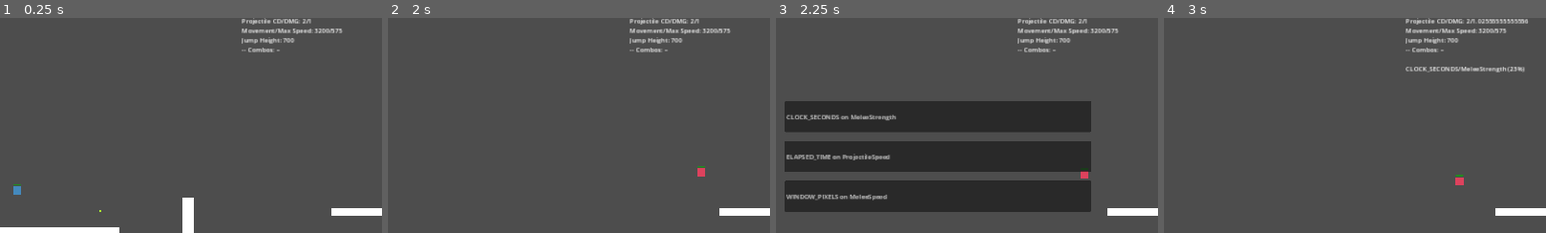
Above: before the commit, frames 1-4 (left to right).
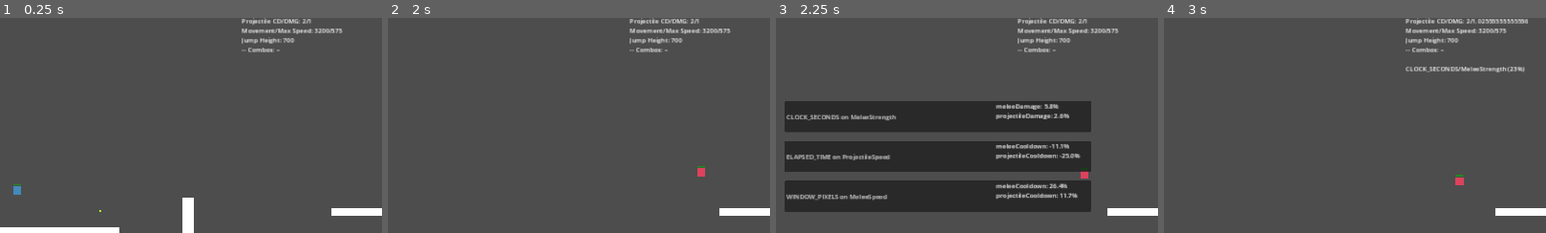
Above: after the commit, the same moments.

Repository: francoislg/broken-roguelike
Game: Godot game, scene res://Scene.tscn
Two runs of this game, one before a commit and one after it. Both use one fixed random seed, a clock stepped at 60 frames per second and the inputs below.
Inputs:
- Up to frame 1 (0.25 s): no input
- Up to frame 2 (2 s): click "New Stage" at 0.5 s; click "New Stage" at 1.25 s
- Up to frame 3 (2.25 s): click "+ Combo" at 2 s
- Up to frame 4 (3 s): click "CLOCK_SECONDS on MeleeStrength" at 2.75 s
The pictures show only the part of the screen within x 30-80%, y 5-55%; the shares and areas given below are measured in that part.

Frames 1-2 are identical in both runs. In frame 3, 2.0% of the frame differs, in the area x 57-80%, y 40-85%; in frame 4, nothing differs.
Error before the commit: Trying to assign an array of type "Array" to a variable of type "Array[Combo]". (res://Combos/ComboMenu.tscn::GDScript_20hiy:33)
Error after the commit: Invalid access of index '2' on a base object of type: 'PackedStringArray'. (res://GlobalState.gd:147)

Commit message:
Make project open on Godot 4.0.2

Diff:
--- a/Combos/ComboMenu.tscn
+++ b/Combos/ComboMenu.tscn
@@ -35,7 +35,7 @@
 		previousVariables.updateFromStats(previousStats)
 
 		var newStats = CharacterStats.PlayerStats.new()
-		var combosCopy: Array[Combos.Combo] = [] + CharacterStats.combos
+		var combosCopy: Array[Combos.Combo] = CharacterStats.combos.duplicate()
 		combosCopy.push_front(combos[i])
 		newStats.updateFromCombos(combosCopy)
 		var newVariables = CharacterStats.PlayerVariables.new()
--- a/Enemies/BasicDashingEnemy.tscn
+++ b/Enemies/BasicDashingEnemy.tscn
@@ -2,7 +2,7 @@
 
 [ext_resource type="Script" path="res://Enemies/DashingEnemy.gd" id="1_m3421"]
 [ext_resource type="Script" path="res://DrawSolidCollision.gd" id="2_wpgwr"]
-[ext_resource type="Script" path="res://Enemies/Debug/DrawLineToRespawn.gd" id="3_63ic3"]
+[ext_resource type="PackedScene" uid="uid://be7ooiqeib5wb" path="res://Enemies/Debug/RespawnLine.tscn" id="3_mthfv"]
 
 [sub_resource type="RectangleShape2D" id="RectangleShape2D_qays3"]
 
@@ -25,5 +25,4 @@
 value = 100.0
 show_percentage = false
 
-[node name="RespawnLine" type="Node2D" parent="."]
-script = ExtResource("3_63ic3")
+[node name="RespawnLine" parent="." instance=ExtResource("3_mthfv")]
--- a/Enemies/BasicFollowingEnemy.tscn
+++ b/Enemies/BasicFollowingEnemy.tscn
@@ -2,7 +2,7 @@
 
 [ext_resource type="Script" path="res://Enemies/FollowingEnemy.gd" id="1_vqfp6"]
 [ext_resource type="Script" path="res://DrawSolidCollision.gd" id="2_sqqvf"]
-[ext_resource type="Script" path="res://Enemies/Debug/DrawLineToRespawn.gd" id="3_dk34w"]
+[ext_resource type="PackedScene" uid="uid://be7ooiqeib5wb" path="res://Enemies/Debug/RespawnLine.tscn" id="3_kdmsm"]
 
 [sub_resource type="RectangleShape2D" id="RectangleShape2D_qays3"]
 
@@ -10,7 +10,6 @@
 collision_layer = 4
 collision_mask = 2
 script = ExtResource("1_vqfp6")
-timeToRespawnInSec = 0.0
 
 [node name="CollisionShape2D" type="CollisionShape2D" parent="."]
 shape = SubResource("RectangleShape2D_qays3")
@@ -26,5 +25,4 @@
 value = 100.0
 show_percentage = false
 
-[node name="RespawnLine" type="Node2D" parent="."]
-script = ExtResource("3_dk34w")
+[node name="RespawnLine" parent="." instance=ExtResource("3_kdmsm")]
--- a/Enemies/BasicLeapingEnemy.tscn
+++ b/Enemies/BasicLeapingEnemy.tscn
@@ -2,7 +2,7 @@
 
 [ext_resource type="Script" path="res://Enemies/LeapingEnemy.gd" id="1_sci0c"]
 [ext_resource type="Script" path="res://DrawSolidCollision.gd" id="2_5jt4m"]
-[ext_resource type="Script" path="res://Enemies/Debug/DrawLineToRespawn.gd" id="3_3lgwi"]
+[ext_resource type="PackedScene" uid="uid://be7ooiqeib5wb" path="res://Enemies/Debug/RespawnLine.tscn" id="3_gx3eu"]
 
 [sub_resource type="RectangleShape2D" id="RectangleShape2D_qays3"]
 
@@ -24,5 +24,4 @@
 value = 100.0
 show_percentage = false
 
-[node name="RespawnLine" type="Node2D" parent="."]
-script = ExtResource("3_3lgwi")
+[node name="RespawnLine" parent="." instance=ExtResource("3_gx3eu")]
--- a/Enemies/Debug/DrawLineToRespawn.gd
+++ b/Enemies/Debug/DrawLineToRespawn.gd
@@ -10,15 +10,16 @@
 	if Engine.is_editor_hint():
 		parent = get_owner()
 
-		var selection = EditorPlugin.new().get_editor_interface().get_selection()
-		selection.connect("selection_changed", func():
-			isParentSelected = parent.get_instance_id() in selection.get_selected_nodes().map(func(node): return node.get_instance_id())
-
-			if isParentSelected:
-				check_respawner_prop()
-
-			queue_redraw()
-		)
+# Doesn't work for now, wait until EditorInterface is a proper singleton
+#		var selection = EditorPlugin.new().get_editor_interface().get_selection()
+#		selection.connect("selection_changed", func():
+#			isParentSelected = parent.get_instance_id() in selection.get_selected_nodes().map(func(node): return node.get_instance_id())
+#
+#			if isParentSelected:
+#				check_respawner_prop()
+#
+#			queue_redraw()
+#		)
 
 
 func check_respawner_prop():
--- /dev/null
+++ b/Enemies/Debug/RespawnLine.tscn
@@ -0,0 +1,6 @@
+[gd_scene load_steps=2 format=3 uid="uid://be7ooiqeib5wb"]
+
+[ext_resource type="Script" path="res://Enemies/Debug/DrawLineToRespawn.gd" id="1_5nbuc"]
+
+[node name="RespawnLine" type="Node2D"]
+script = ExtResource("1_5nbuc")
--- a/GlobalState.gd
+++ b/GlobalState.gd
@@ -155,7 +155,7 @@
 	state[States.DOWNLOAD_SIZE] = UnitConverter.convertBytesToGb(totalSize)
 
 func updateSpaceLeft():
-	var spaceLeft = DirAccess.open(OS.get_system_dir(0)).get_space_left()
+	var spaceLeft = DirAccess.open(OS.get_system_dir(OS.SYSTEM_DIR_DESKTOP)).get_space_left()
 	state[States.SPACE_LEFT] = UnitConverter.convertBytesToGb(spaceLeft)
 
 func _input(event):
--- a/Player.tscn
+++ b/Player.tscn
@@ -30,7 +30,31 @@
 
 [sub_resource type="SpriteFrames" id="SpriteFrames_3smmn"]
 animations = [{
-"frames": [ExtResource("2_025k3"), ExtResource("3_puvk1"), ExtResource("4_wxkpj"), ExtResource("5_wkj23"), ExtResource("6_66e31"), ExtResource("7_ry1n7"), ExtResource("8_bb7xi"), ExtResource("9_nhfmb")],
+"frames": [{
+"duration": 1.0,
+"texture": ExtResource("2_025k3")
+}, {
+"duration": 1.0,
+"texture": ExtResource("3_puvk1")
+}, {
+"duration": 1.0,
+"texture": ExtResource("4_wxkpj")
+}, {
+"duration": 1.0,
+"texture": ExtResource("5_wkj23")
+}, {
+"duration": 1.0,
+"texture": ExtResource("6_66e31")
+}, {
+"duration": 1.0,
+"texture": ExtResource("7_ry1n7")
+}, {
+"duration": 1.0,
+"texture": ExtResource("8_bb7xi")
+}, {
+"duration": 1.0,
+"texture": ExtResource("9_nhfmb")
+}],
 "loop": true,
 "name": &"default",
 "speed": 5.0
@@ -44,7 +68,37 @@
 
 [sub_resource type="SpriteFrames" id="SpriteFrames_prma6"]
 animations = [{
-"frames": [ExtResource("14_eht8k"), ExtResource("15_mdubf"), ExtResource("16_uocb0"), ExtResource("17_8ts00"), ExtResource("18_1dh7q"), ExtResource("19_7q8js"), ExtResource("20_wvjbc"), ExtResource("21_4wcgk"), ExtResource("22_e5ux5"), ExtResource("23_lvkd8")],
+"frames": [{
+"duration": 1.0,
+"texture": ExtResource("14_eht8k")
+}, {
+"duration": 1.0,
+"texture": ExtResource("15_mdubf")
+}, {
+"duration": 1.0,
+"texture": ExtResource("16_uocb0")
+}, {
+"duration": 1.0,
+"texture": ExtResource("17_8ts00")
+}, {
+"duration": 1.0,
+"texture": ExtResource("18_1dh7q")
+}, {
+"duration": 1.0,
+"texture": ExtResource("19_7q8js")
+}, {
+"duration": 1.0,
+"texture": ExtResource("20_wvjbc")
+}, {
+"duration": 1.0,
+"texture": ExtResource("21_4wcgk")
+}, {
+"duration": 1.0,
+"texture": ExtResource("22_e5ux5")
+}, {
+"duration": 1.0,
+"texture": ExtResource("23_lvkd8")
+}],
 "loop": false,
 "name": &"default",
 "speed": 45.0
@@ -62,8 +116,7 @@
 [node name="AnimatedSprite2D" type="AnimatedSprite2D" parent="."]
 position = Vector2(-0.0979519, -3.9375)
 scale = Vector2(0.419776, 0.419776)
-frames = SubResource("SpriteFrames_3smmn")
-playing = true
+sprite_frames = SubResource("SpriteFrames_3smmn")
 
 [node name="AttackRangeArea" type="Area2D" parent="."]
 collision_layer = 8
@@ -119,7 +172,7 @@
 
 [node name="Shield" type="AnimatedSprite2D" parent="."]
 visible = false
-frames = SubResource("SpriteFrames_prma6")
+sprite_frames = SubResource("SpriteFrames_prma6")
 script = ExtResource("24_myaqt")
 
 [connection signal="body_entered" from="AttackRangeArea" to="." method="_on_attack_range_area_body_entered"]
--- a/Scene.tscn
+++ b/Scene.tscn
@@ -31,7 +31,6 @@
 position = Vector2(118, 1033)
 
 [node name="MainCamera" type="Camera2D" parent="Character"]
-current = true
 process_callback = 0
 limit_left = 0
 limit_top = 0
--- a/Stages/StageManager.gd
+++ b/Stages/StageManager.gd
@@ -82,7 +82,7 @@
 	if currentType & StageTypes.types.AreaControl == 0:
 		remove_child(Areas)
 
-func set_visibility_for_stage_type(type: StageTypes.types):
+func set_visibility_for_stage_type(type: int):
 	Coins.visible = type & StageTypes.types.Coins != 0
 	Flags.visible = type & StageTypes.types.CaptureTheFlag != 0
 	Areas.visible = type & StageTypes.types.AreaControl != 0
--- a/project.godot
+++ b/project.godot
@@ -7,94 +7,6 @@
 ;   param=value ; assign values to parameters
 
 config_version=5
-
-_global_script_classes=[{
-"base": "Area2D",
-"class": &"Area",
-"language": &"GDScript",
-"path": "res://Stages/Area.gd"
-}, {
-"base": "Node",
-"class": &"AreaControlStage",
-"language": &"GDScript",
-"path": "res://Stages/Behaviors/AreaControlStage.gd"
-}, {
-"base": "CharacterBody2D",
-"class": &"BaseEnemy",
-"language": &"GDScript",
-"path": "res://Enemies/BaseEnemy.gd"
-}, {
-"base": "Node",
-"class": &"CaptureTheFlagStage",
-"language": &"GDScript",
-"path": "res://Stages/Behaviors/CaptureTheFlagStage.gd"
-}, {
-"base": "StaticBody2D",
-"class": &"Coin",
-"language": &"GDScript",
-"path": "res://Stages/Coin.gd"
-}, {
-"base": "Node",
-"class": &"CoinStage",
-"language": &"GDScript",
-"path": "res://Stages/Behaviors/CoinStage.gd"
-}, {
-"base": "Node2D",
-"class": &"Flag",
-"language": &"GDScript",
-"path": "res://Stages/Flag.gd"
-}, {
-"base": "Node",
-"class": &"FlagDestination",
-"language": &"GDScript",
-"path": "res://Stages/FlagDestination.gd"
-}, {
-"base": "Prop",
-"class": &"FloorOrWall",
-"language": &"GDScript",
-"path": "res://Stages/FloorOrWall.gd"
-}, {
-"base": "CharacterBody2D",
-"class": &"Player",
-"language": &"GDScript",
-"path": "res://PlayerMovement.gd"
-}, {
-"base": "Node2D",
-"class": &"Prop",
-"language": &"GDScript",
-"path": "res://Stages/Props/Prop.gd"
-}, {
-"base": "Prop",
-"class": &"Spring",
-"language": &"GDScript",
-"path": "res://Stages/Props/Spring.gd"
-}, {
-"base": "RefCounted",
-"class": &"StageTypes",
-"language": &"GDScript",
-"path": "res://Stages/StageTypes.gd"
-}, {
-"base": "Node",
-"class": &"WavesStage",
-"language": &"GDScript",
-"path": "res://Stages/Behaviors/WavesStage.gd"
-}]
-_global_script_class_icons={
-"Area": "",
-"AreaControlStage": "",
-"BaseEnemy": "",
-"CaptureTheFlagStage": "",
-"Coin": "",
-"CoinStage": "",
-"Flag": "",
-"FlagDestination": "",
-"FloorOrWall": "",
-"Player": "",
-"Prop": "",
-"Spring": "",
-"StageTypes": "",
-"WavesStage": ""
-}
 
 [application]
 
@@ -120,27 +32,27 @@
 
 LEFT={
 "deadzone": 0.5,
-"events": [Object(InputEventKey,"resource_local_to_scene":false,"resource_name":"","device":0,"window_id":0,"alt_pressed":false,"shift_pressed":false,"ctrl_pressed":false,"meta_pressed":false,"pressed":false,"keycode":0,"physical_keycode":65,"unicode":0,"echo":false,"script":null)
-, Object(InputEventKey,"resource_local_to_scene":false,"resource_name":"","device":0,"window_id":0,"alt_pressed":false,"shift_pressed":false,"ctrl_pressed":false,"meta_pressed":false,"pressed":false,"keycode":0,"physical_keycode":4194319,"unicode":0,"echo":false,"script":null)
+"events": [Object(InputEventKey,"resource_local_to_scene":false,"resource_name":"","device":0,"window_id":0,"alt_pressed":false,"shift_pressed":false,"ctrl_pressed":false,"meta_pressed":false,"pressed":false,"keycode":0,"physical_keycode":65,"key_label":0,"unicode":0,"echo":false,"script":null)
+, Object(InputEventKey,"resource_local_to_scene":false,"resource_name":"","device":0,"window_id":0,"alt_pressed":false,"shift_pressed":false,"ctrl_pressed":false,"meta_pressed":false,"pressed":false,"keycode":0,"physical_keycode":4194319,"key_label":0,"unicode":0,"echo":false,"script":null)
 ]
 }
 RIGHT={
 "deadzone": 0.5,
-"events": [Object(InputEventKey,"resource_local_to_scene":false,"resource_name":"","device":0,"window_id":0,"alt_pressed":false,"shift_pressed":false,"ctrl_pressed":false,"meta_pressed":false,"pressed":false,"keycode":0,"physical_keycode":4194321,"unicode":0,"echo":false,"script":null)
-, Object(InputEventKey,"resource_local_to_scene":false,"resource_name":"","device":0,"window_id":0,"alt_pressed":false,"shift_pressed":false,"ctrl_pressed":false,"meta_pressed":false,"pressed":false,"keycode":0,"physical_keycode":68,"unicode":0,"echo":false,"script":null)
+"events": [Object(InputEventKey,"resource_local_to_scene":false,"resource_name":"","device":0,"window_id":0,"alt_pressed":false,"shift_pressed":false,"ctrl_pressed":false,"meta_pressed":false,"pressed":false,"keycode":0,"physical_keycode":4194321,"key_label":0,"unicode":0,"echo":false,"script":null)
+, Object(InputEventKey,"resource_local_to_scene":false,"resource_name":"","device":0,"window_id":0,"alt_pressed":false,"shift_pressed":false,"ctrl_pressed":false,"meta_pressed":false,"pressed":false,"keycode":0,"physical_keycode":68,"key_label":0,"unicode":0,"echo":false,"script":null)
 ]
 }
 JUMP={
 "deadzone": 0.5,
-"events": [Object(InputEventKey,"resource_local_to_scene":false,"resource_name":"","device":0,"window_id":0,"alt_pressed":false,"shift_pressed":false,"ctrl_pressed":false,"meta_pressed":false,"pressed":false,"keycode":0,"physical_keycode":4194320,"unicode":0,"echo":false,"script":null)
-, Object(InputEventKey,"resource_local_to_scene":false,"resource_name":"","device":-1,"window_id":0,"alt_pressed":false,"shift_pressed":false,"ctrl_pressed":false,"meta_pressed":false,"pressed":false,"keycode":0,"physical_keycode":32,"unicode":32,"echo":false,"script":null)
-, Object(InputEventKey,"resource_local_to_scene":false,"resource_name":"","device":-1,"window_id":0,"alt_pressed":false,"shift_pressed":false,"ctrl_pressed":false,"meta_pressed":false,"pressed":false,"keycode":0,"physical_keycode":87,"unicode":119,"echo":false,"script":null)
+"events": [Object(InputEventKey,"resource_local_to_scene":false,"resource_name":"","device":0,"window_id":0,"alt_pressed":false,"shift_pressed":false,"ctrl_pressed":false,"meta_pressed":false,"pressed":false,"keycode":0,"physical_keycode":4194320,"key_label":0,"unicode":0,"echo":false,"script":null)
+, Object(InputEventKey,"resource_local_to_scene":false,"resource_name":"","device":-1,"window_id":0,"alt_pressed":false,"shift_pressed":false,"ctrl_pressed":false,"meta_pressed":false,"pressed":false,"keycode":0,"physical_keycode":32,"key_label":0,"unicode":32,"echo":false,"script":null)
+, Object(InputEventKey,"resource_local_to_scene":false,"resource_name":"","device":-1,"window_id":0,"alt_pressed":false,"shift_pressed":false,"ctrl_pressed":false,"meta_pressed":false,"pressed":false,"keycode":0,"physical_keycode":87,"key_label":0,"unicode":119,"echo":false,"script":null)
 ]
 }
 FALL={
 "deadzone": 0.5,
-"events": [Object(InputEventKey,"resource_local_to_scene":false,"resource_name":"","device":0,"window_id":0,"alt_pressed":false,"shift_pressed":false,"ctrl_pressed":false,"meta_pressed":false,"pressed":false,"keycode":0,"physical_keycode":4194322,"unicode":0,"echo":false,"script":null)
-, Object(InputEventKey,"resource_local_to_scene":false,"resource_name":"","device":0,"window_id":0,"alt_pressed":false,"shift_pressed":false,"ctrl_pressed":false,"meta_pressed":false,"pressed":false,"keycode":0,"physical_keycode":83,"unicode":0,"echo":false,"script":null)
+"events": [Object(InputEventKey,"resource_local_to_scene":false,"resource_name":"","device":0,"window_id":0,"alt_pressed":false,"shift_pressed":false,"ctrl_pressed":false,"meta_pressed":false,"pressed":false,"keycode":0,"physical_keycode":4194322,"key_label":0,"unicode":0,"echo":false,"script":null)
+, Object(InputEventKey,"resource_local_to_scene":false,"resource_name":"","device":0,"window_id":0,"alt_pressed":false,"shift_pressed":false,"ctrl_pressed":false,"meta_pressed":false,"pressed":false,"keycode":0,"physical_keycode":83,"key_label":0,"unicode":0,"echo":false,"script":null)
 ]
 }
 
